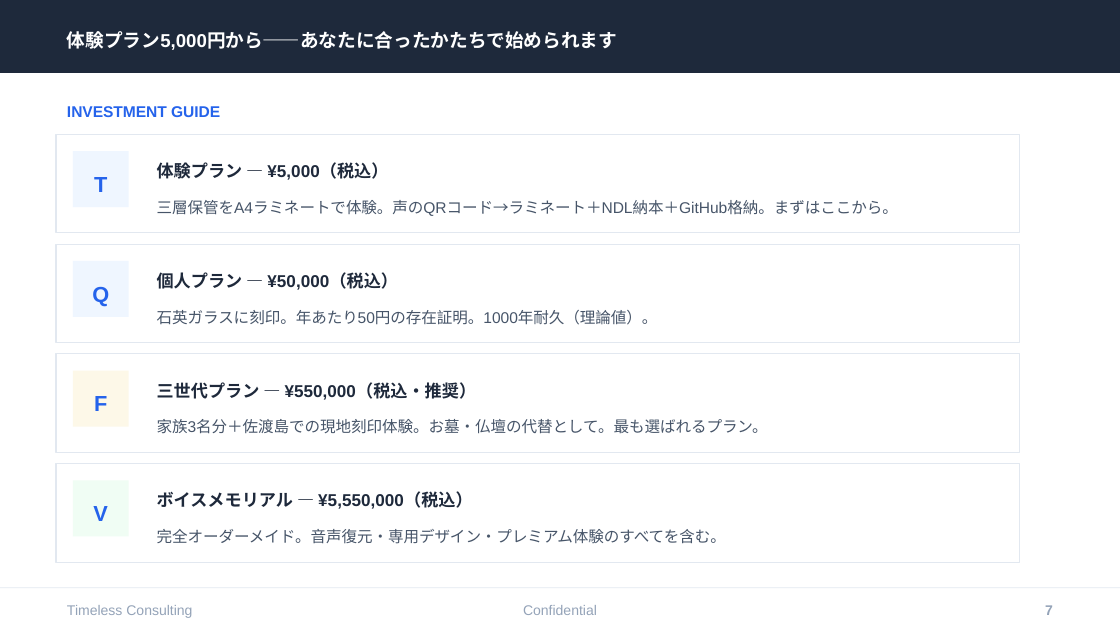
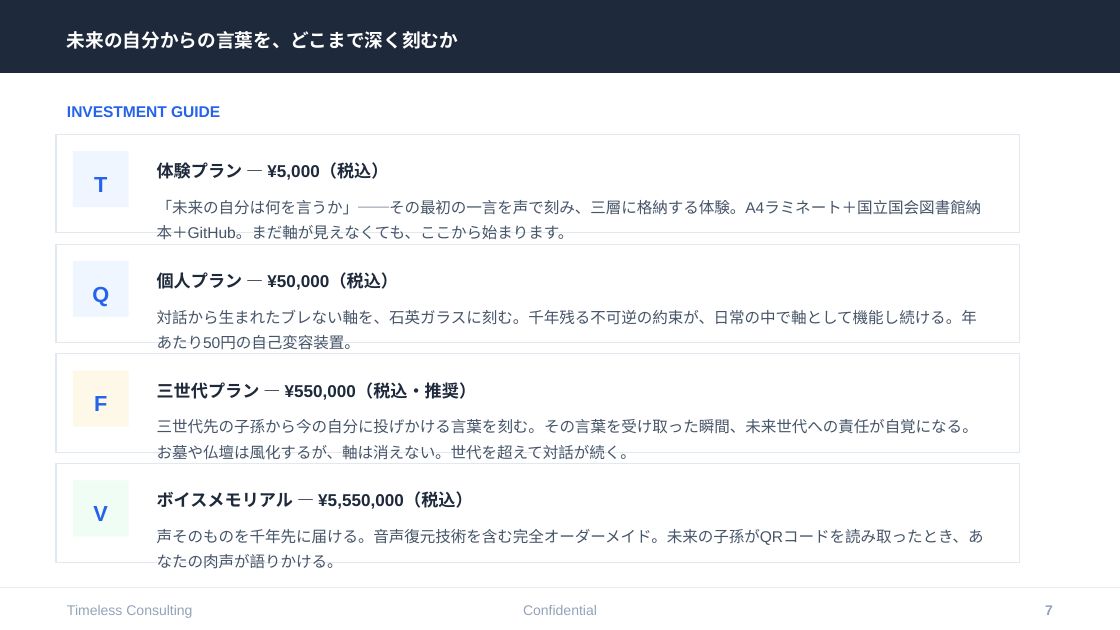
Before and after one commit to tokistorage/lp, a slide deck: slide 7 of tokistorage-client-deck.pptx. Drawn at 1120x630 pixels with LibreOffice and Linux fonts; fonts in the diff are those of the drawing. Boxes give left, top, right and bottom in pixels: in the first picture for what was removed or moved away, otherwise in the second. Text is boxed around its words. In the diff, an @@ line names an element or a change of style, - is before the commit and + after.

```diff
--- a/tokistorage-client-deck.pptx
+++ b/tokistorage-client-deck.pptx
@@ text at box(67, 31, 458, 49): text changed @@
-体験プラン5,000円から——あなたに合ったかたちで始められます
+未来の自分からの言葉を、どこまで深く刻むか
@@ text at box(157, 200, 982, 240): text changed @@
-三層保管をA4ラミネートで体験。声のQRコード→ラミネート＋NDL納本＋GitHub格納。まずはここから。
+「未来の自分は何を言うか」──その最初の一言を声で刻み、三層に格納する体験。A4ラミネート＋国立国会図書館納本＋GitHub。まだ軸が見えなくても、ここから始まります。
@@ text at box(157, 310, 977, 325): text changed @@
-石英ガラスに刻印。年あたり50円の存在証明。1000年耐久（理論値）。
+対話から生まれたブレない軸を、石英ガラスに刻む。千年残る不可逆の約束が、日常の中で軸として機能し続ける。年あたり50円の自己変容装置。
@@ text at box(157, 419, 978, 460): text changed @@
-家族3名分＋佐渡島での現地刻印体験。お墓・仏壇の代替として。最も選ばれるプラン。
+三世代先の子孫から今の自分に投げかける言葉を刻む。その言葉を受け取った瞬間、未来世代への責任が自覚になる。お墓や仏壇は風化するが、軸は消えない。世代を超えて対話が続く。
@@ text at box(157, 529, 984, 569): text changed @@
-完全オーダーメイド。音声復元・専用デザイン・プレミアム体験のすべてを含む。
+声そのものを千年先に届ける。音声復元技術を含む完全オーダーメイド。未来の子孫がQRコードを読み取ったとき、あなたの肉声が語りかける。
```
Also in this commit, not shown: 7 other slides changed, 1 other file.
